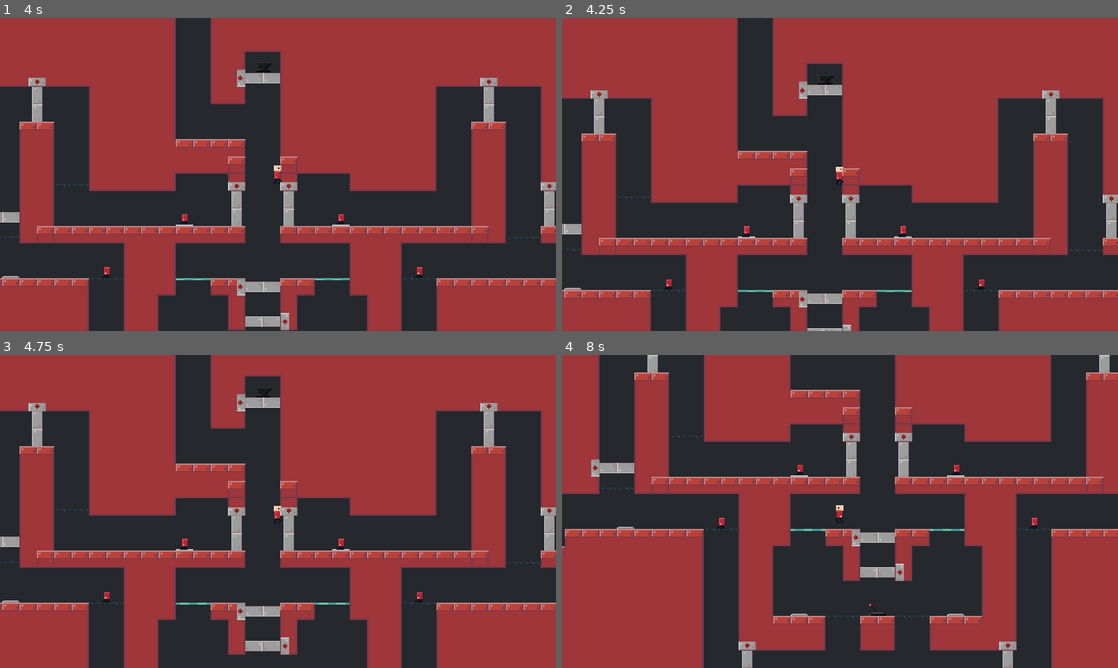
Above: before the commit, frames 1-4 (two rows, left to right).
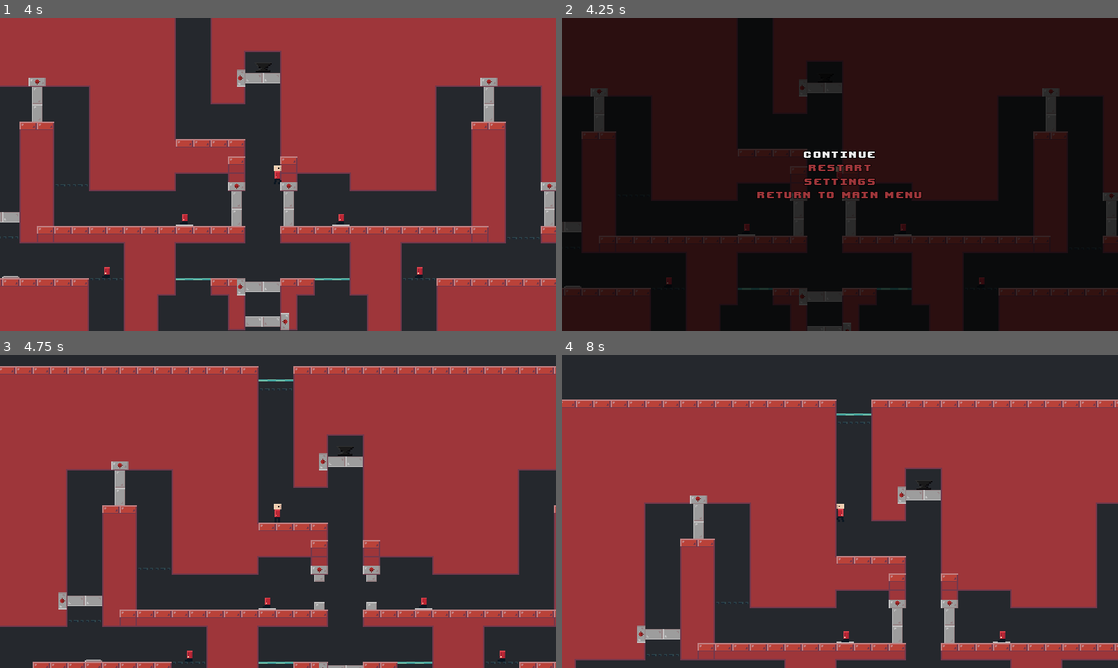
Above: after the commit, the same moments.

Repository: Lunatic-Games/kill-me-now
Game: Godot game, scene res://levels/dungeon_1.tscn
The game is run twice, just before and just after one commit, with the same random seed, the same clock (stepped at 60 frames per second) and the same inputs. This scene is started directly instead of the project's main scene.
Inputs (mouse positions are in pixels of both pictures, inside the frame that each line leads up to):
- Up to frame 1 (4 s): move the mouse to (400, 158) at 0.52 s; hold D (move_right) 0.53-2.03 s; tap E (interact) every 0.75 s from 0.6 to 3.6 s; click (400, 158) at 0.67 s; tap Space (jump) at 0.77, 1.52, 3.02, 3.77 s; move the mouse to (166, 190) at 1.27 s; move the mouse to (333, 105) at 2.02 s; hold A (move_left) 2.03-2.78 s; move the mouse to (250, 237) at 2.77 s; hold D (move_right) from 2.78 s (still down); click (250, 237) at 2.92 s; move the mouse to (444, 221) at 3.52 s
- Up to frame 2 (4.25 s): keep holding D (move_right); tap Escape (pause) at 4.15 s
- Up to frame 3 (4.75 s): release D (move_right) at 4.25 s; click (278, 505) at 4.25 s, where only the run after the commit has a clickable "Restart"
- Up to frame 4 (8 s): move the mouse to (673, 464) at 5.02 s; hold A (move_left) 5.03-5.78 s; tap E (interact) every 0.75 s from 5.1 to 7.35 s; tap Space (jump) at 5.27, 6.77, 7.52 s; move the mouse to (867, 511) at 5.77 s; hold D (move_right) 5.78-6.53 s; click (867, 511) at 5.92 s; move the mouse to (756, 433) at 6.52 s; hold A (move_left) from 6.53 s (still down); move the mouse to (962, 495) at 7.27 s

Frame 1 is identical in both runs. In frame 2, 99% of the frame differs, in the area x 0-100%, y 0-100%; in frame 3, 54%; in frame 4, 59%.

Commit message:
Bang SFX

Diff:
--- a/levels/car_scene.tscn
+++ b/levels/car_scene.tscn
@@ -6,6 +6,7 @@
 [ext_resource path="res://dialogue/dialogue.tscn" type="PackedScene" id=4]
 [ext_resource path="res://menus/upheavtt.ttf" type="DynamicFontData" id=5]
 [ext_resource path="res://music/Wife's_theme.wav" type="AudioStream" id=6]
+[ext_resource path="res://sfx/bang.wav" type="AudioStream" id=7]
 
 [sub_resource type="Animation" id=1]
 resource_name = "drive_by"
@@ -46,8 +47,9 @@
 
 [sub_resource type="Animation" id=4]
 resource_name = "crash"
-tracks/0/type = "value"
-tracks/0/path = NodePath("../AudioStreamPlayer:playing")
+length = 2.0
+tracks/0/type = "value"
+tracks/0/path = NodePath("../MusicPlayer:playing")
 tracks/0/interp = 1
 tracks/0/loop_wrap = true
 tracks/0/imported = false
@@ -94,6 +96,18 @@
 "update": 0,
 "values": [ Color( 1, 1, 1, 1 ), Color( 1, 1, 1, 1 ), Color( 1, 1, 1, 0 ) ]
 }
+tracks/4/type = "value"
+tracks/4/path = NodePath("../BangSFX:playing")
+tracks/4/interp = 1
+tracks/4/loop_wrap = true
+tracks/4/imported = false
+tracks/4/enabled = true
+tracks/4/keys = {
+"times": PoolRealArray( 0 ),
+"transitions": PoolRealArray( 1 ),
+"update": 1,
+"values": [ true ]
+}
 
 [sub_resource type="DynamicFont" id=5]
 size = 64
@@ -128,7 +142,7 @@
 } ]
 }
 tracks/2/type = "value"
-tracks/2/path = NodePath("../AudioStreamPlayer:volume_db")
+tracks/2/path = NodePath("../MusicPlayer:volume_db")
 tracks/2/interp = 1
 tracks/2/loop_wrap = true
 tracks/2/imported = false
@@ -185,8 +199,9 @@
 [node name="Label" parent="Dialogue" index="0"]
 custom_fonts/font = SubResource( 3 )
 
-[node name="AudioStreamPlayer" type="AudioStreamPlayer" parent="."]
+[node name="MusicPlayer" type="AudioStreamPlayer" parent="."]
 stream = ExtResource( 6 )
+volume_db = -5.0
 autoplay = true
 bus = "Music"
 
@@ -203,6 +218,7 @@
 anims/crash = SubResource( 4 )
 
 [node name="Label" type="Label" parent="Crash"]
+modulate = Color( 1, 1, 1, 0 )
 margin_left = 400.0
 margin_top = 248.0
 margin_right = 654.0
@@ -230,4 +246,8 @@
 autoplay = "fade_in"
 anims/fade_in = SubResource( 6 )
 
+[node name="BangSFX" type="AudioStreamPlayer" parent="."]
+stream = ExtResource( 7 )
+bus = "SFX"
+
 [editable path="Dialogue"]
--- a/levels/dungeon_1.tscn
+++ b/levels/dungeon_1.tscn
@@ -10,17 +10,115 @@
 [ext_resource path="res://contraptions/anvil/anvil.tscn" type="PackedScene" id=8]
 [ext_resource path="res://soul/soul.tscn" type="PackedScene" id=9]
 [ext_resource path="res://soul/camera.tscn" type="PackedScene" id=10]
+[ext_resource path="res://menus/pause_menu/pause_menu.tscn" type="PackedScene" id=11]
+[ext_resource path="res://levels/level.gd" type="Script" id=12]
+
+[sub_resource type="GDScript" id=1]
+script/source = "extends \"res://contraptions/gate/gate.gd\"
+
+
+
+func _on_PressurePlate6_toggled(on):
+	if on:
+		close()
+	else:
+		open()
+"
+
+[sub_resource type="GDScript" id=2]
+script/source = "extends \"res://contraptions/gate/gate.gd\"
+
+
+
+func _on_PressurePlate10_toggled(on):
+	if on:
+		open()
+	else:
+		close()
+"
+
+[sub_resource type="GDScript" id=3]
+script/source = "extends \"res://contraptions/gate/gate.gd\"
+
+
+
+func _on_PressurePlate8_toggled(on):
+	if on:
+		open()
+	else:
+		close()
+"
+
+[sub_resource type="GDScript" id=4]
+script/source = "extends \"res://contraptions/gate/gate.gd\"
+
+
+
+func _on_PressurePlate9_toggled(on):
+	if on:
+		open()
+	else:
+		close()
+"
+
+[sub_resource type="GDScript" id=5]
+script/source = "extends \"res://contraptions/gate/gate.gd\"
+
+
+
+func _on_PressurePlate5_toggled(on):
+	if on:
+		close()
+	else:
+		open()
+"
+
+[sub_resource type="GDScript" id=6]
+script/source = "extends \"res://contraptions/gate/gate.gd\"
+
+
+
+func _on_Lever2_pulled(on):
+	if on:
+		open()
+	else:
+		close()
+"
 
 [sub_resource type="GDScript" id=7]
 script/source = "extends \"res://contraptions/gate/gate.gd\"
 
 
 
-func _on_PressurePlate6_toggled(on):
-	if on:
-		close()
-	else:
-		open()
+func _on_Lever_pulled(on):
+	if on:
+		open()
+	else:
+		close()
+"
+
+[sub_resource type="GDScript" id=8]
+script/source = "extends \"res://contraptions/gate/gate.gd\"
+
+
+
+func _on_PressurePlate2_toggled(on):
+	if on:
+		open()
+	else:
+		close()
+"
+
+[sub_resource type="GDScript" id=9]
+script/source = "extends \"res://contraptions/gate/gate.gd\"
+
+
+
+func _on_PressurePlate_toggled(on):
+	if on:
+		open()
+	else:
+		close()
 "
 
 [sub_resource type="GDScript" id=10]
@@ -28,7 +126,7 @@
 
 
 
-func _on_PressurePlate10_toggled(on):
+func _on_PressurePlate7_toggled(on):
 	if on:
 		open()
 	else:
@@ -40,7 +138,7 @@
 
 
 
-func _on_PressurePlate8_toggled(on):
+func _on_PressurePlate4_toggled(on):
 	if on:
 		open()
 	else:
@@ -52,102 +150,6 @@
 
 
 
-func _on_PressurePlate9_toggled(on):
-	if on:
-		open()
-	else:
-		close()
-"
-
-[sub_resource type="GDScript" id=6]
-script/source = "extends \"res://contraptions/gate/gate.gd\"
-
-
-
-func _on_PressurePlate5_toggled(on):
-	if on:
-		close()
-	else:
-		open()
-"
-
-[sub_resource type="GDScript" id=2]
-script/source = "extends \"res://contraptions/gate/gate.gd\"
-
-
-
-func _on_Lever2_pulled(on):
-	if on:
-		open()
-	else:
-		close()
-"
-
-[sub_resource type="GDScript" id=1]
-script/source = "extends \"res://contraptions/gate/gate.gd\"
-
-
-
-func _on_Lever_pulled(on):
-	if on:
-		open()
-	else:
-		close()
-"
-
-[sub_resource type="GDScript" id=5]
-script/source = "extends \"res://contraptions/gate/gate.gd\"
-
-
-
-func _on_PressurePlate2_toggled(on):
-	if on:
-		open()
-	else:
-		close()
-"
-
-[sub_resource type="GDScript" id=8]
-script/source = "extends \"res://contraptions/gate/gate.gd\"
-
-
-
-func _on_PressurePlate_toggled(on):
-	if on:
-		open()
-	else:
-		close()
-"
-
-[sub_resource type="GDScript" id=9]
-script/source = "extends \"res://contraptions/gate/gate.gd\"
-
-
-
-func _on_PressurePlate7_toggled(on):
-	if on:
-		open()
-	else:
-		close()
-"
-
-[sub_resource type="GDScript" id=3]
-script/source = "extends \"res://contraptions/gate/gate.gd\"
-
-
-
-func _on_PressurePlate4_toggled(on):
-	if on:
-		open()
-	else:
-		close()
-"
-
-[sub_resource type="GDScript" id=4]
-script/source = "extends \"res://contraptions/gate/gate.gd\"
-
-
-
 func _on_PressurePlate3_toggled(on):
 	if on:
 		open()
@@ -156,6 +158,7 @@
 "
 
 [node name="dungeon_1" type="Node2D"]
+script = ExtResource( 12 )
 
 [node name="Camera2D" parent="." instance=ExtResource( 10 )]
 
@@ -404,6 +407,10 @@
 
 [node name="Anvil" parent="." instance=ExtResource( 8 )]
 position = Vector2( 160, -42 )
+
+[node name="CanvasLayer" type="CanvasLayer" parent="."]
+
+[node name="PauseMenu" parent="CanvasLayer" instance=ExtResource( 11 )]
 [connection signal="pulled" from="Levers/Lever" to="Gates/Gate4" method="_on_Lever_pulled"]
 [connection signal="pulled" from="Levers/Lever2" to="Gates/Gate9" method="_on_Lever2_pulled"]
 [connection signal="toggled" from="PressurePlates/PressurePlate" to="Gates/Gate7" method="_on_PressurePlate_toggled"]
--- a/levels/god_scene.tscn
+++ b/levels/god_scene.tscn
@@ -348,7 +348,7 @@
 margin_top = -10.0
 margin_right = 1028.0
 margin_bottom = 580.0
-color = Color( 0.0637491, 0.0637491, 0.0637491, 0 )
+color = Color( 0, 0, 0, 1 )
 __meta__ = {
 "_edit_use_anchors_": false
 }
Not shown: 1 places in levels/car_scene.tscn that only renumber resources
Not shown: 2 places in levels/dungeon_1.tscn that only renumber resources
Not shown, added: sfx/bang.wav.import
Not shown, added: sfx/bang.wav
